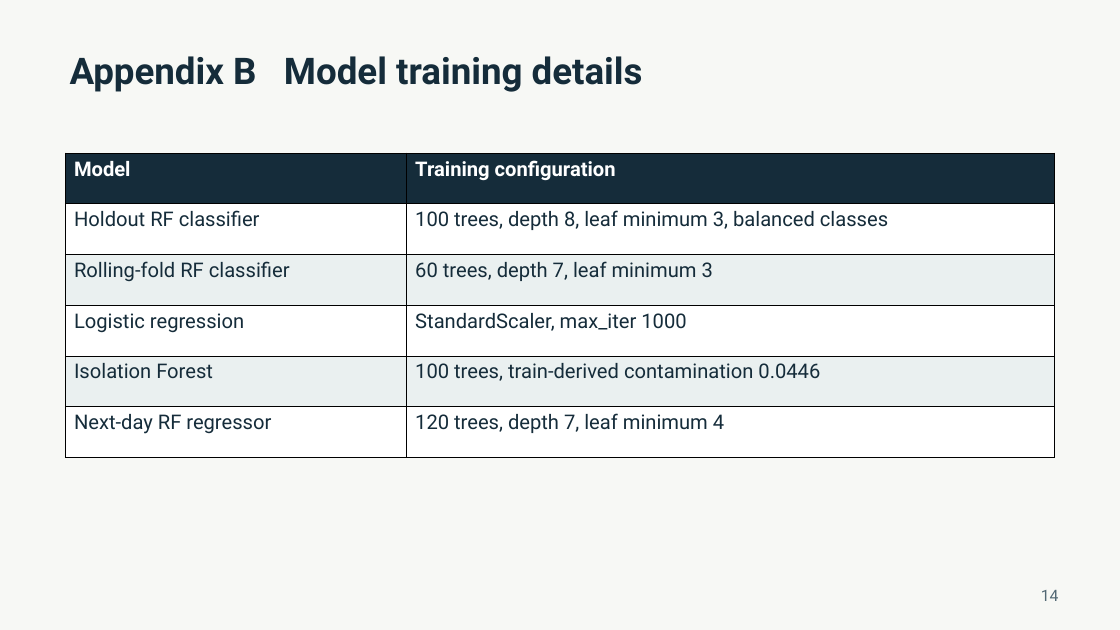
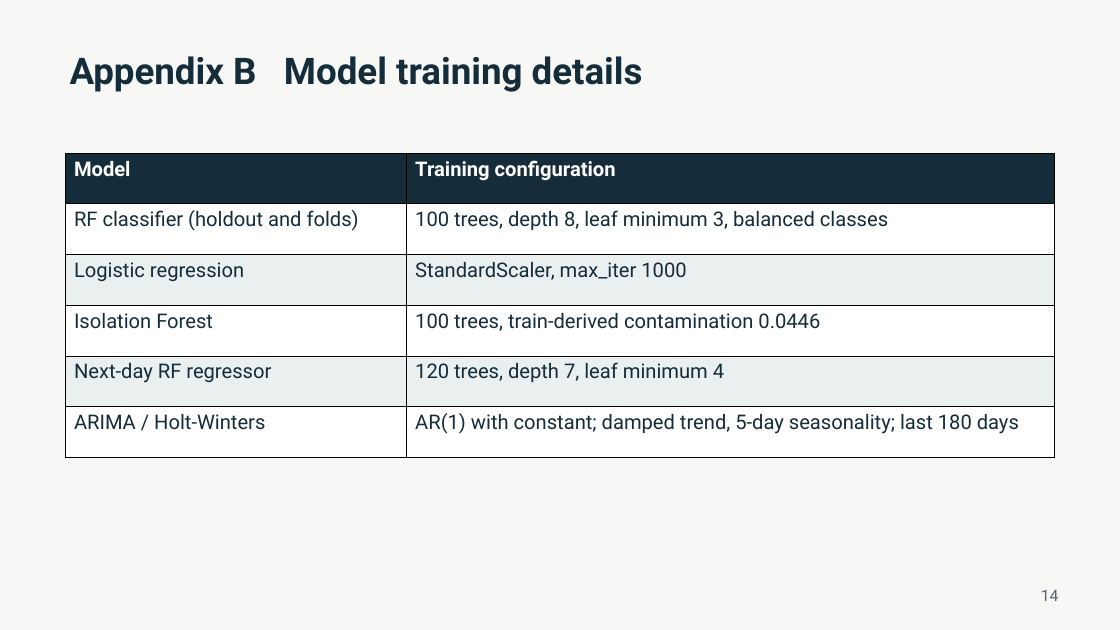
Before and after one commit to 0xpvtrickbateman/SPC-ML-Demo, a slide deck: slide 14 of docs/SPC_ML_Demo_Walkthrough_Ready.pptx. Drawn at 1120x630 pixels with LibreOffice and Linux fonts; fonts in the diff are those of the drawing. Boxes give left, top, right and bottom in pixels: in the first picture for what was removed or moved away, otherwise in the second. Text is boxed around its words. In the diff, an @@ line names an element or a change of style, - is before the commit and + after.

```diff
--- a/docs/SPC_ML_Demo_Walkthrough_Ready.pptx
+++ b/docs/SPC_ML_Demo_Walkthrough_Ready.pptx
@@ table at (66,153,1054,457) @@
-row 2: Holdout RF classifier | 100 trees, depth 8, leaf minimum 3, balanced classes
-row 3: Rolling-fold RF classifier | 60 trees, depth 7, leaf minimum 3
+row 2: RF classifier (holdout and folds) | 100 trees, depth 8, leaf minimum 3, balanced classes
+row 6: ARIMA / Holt-Winters | AR(1) with constant; damped trend, 5-day seasonality; last 180 days
```
Also in this commit, not shown: 4 other slides changed, 25 other files.
